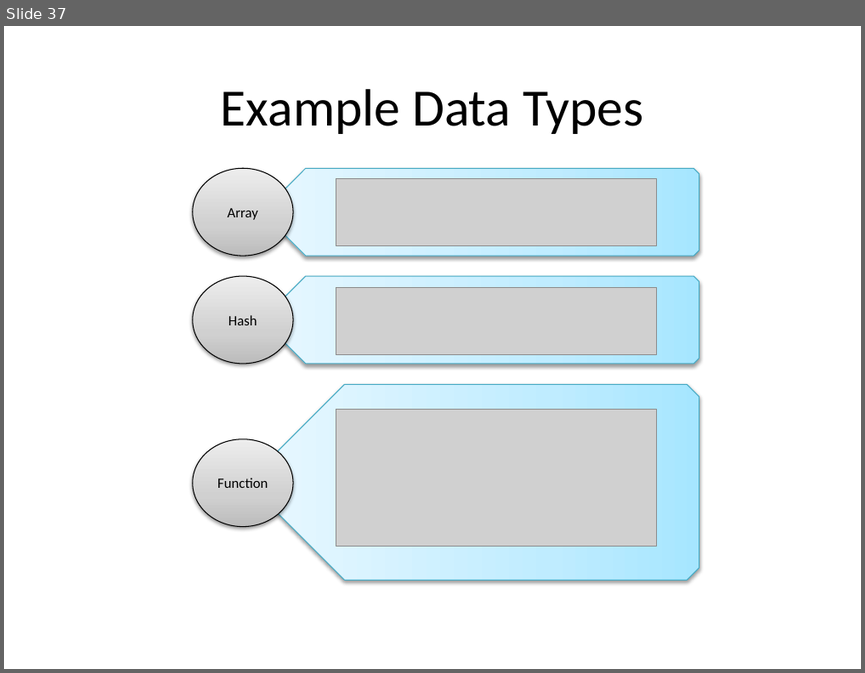
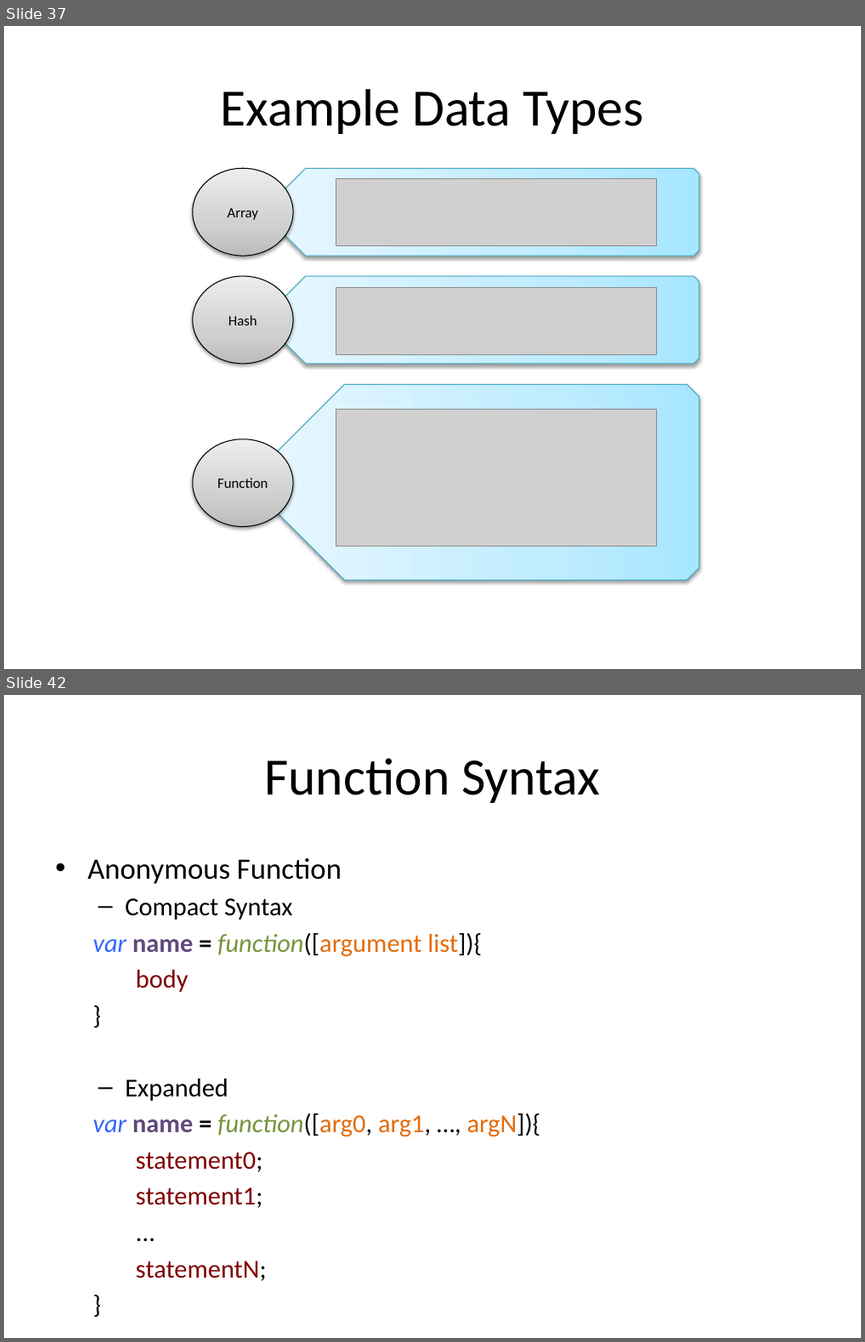
Before and after one commit to xiliax/web-programming-fundamentals, a slide deck: docs/learn-computer-programming.pptx. Shown one above the other, each under a label of ours: slide 37 before the commit, slides 37 and 42 after it; the slides between them are not shown. The pictures are 865x673 and 865x1342 pixels, drawn with LibreOffice and Linux fonts; fonts in the diff are those of the drawing; grey boxes stand for pictures. Boxes give left, top, right and bottom in pixels: in the first picture for what was removed or moved away, otherwise in the second. Text is boxed around its words. In the diff, an @@ line names an element or a change of style, - is before the commit and + after.

Commit message:
Updated documenation and slids for c05s08 - Functions

```diff
--- a/docs/learn-computer-programming.pptx
+++ b/docs/learn-computer-programming.pptx
@@ slide 42 added at <box>4,695,861,1338</box>, background #FFFFFF @@
@@ title added at <box>264,758,600,803</box>, 44 pt, text #000000 @@
+Function Syntax
@@ text added at <box>87,858,541,1281</box>, 21.7 pt, text #000000 @@
+• Anonymous Function
+  – Compact Syntax
+  var name = function([argument list]){
+  body
+  }
+  – Expanded
+  var name = function([arg0, arg1, …, argN]){
+  statement0;
+  statement1;
+  ...
+  statementN;
+  }
```
Also in this commit, not shown: 7 other slides added, 45 other files.
